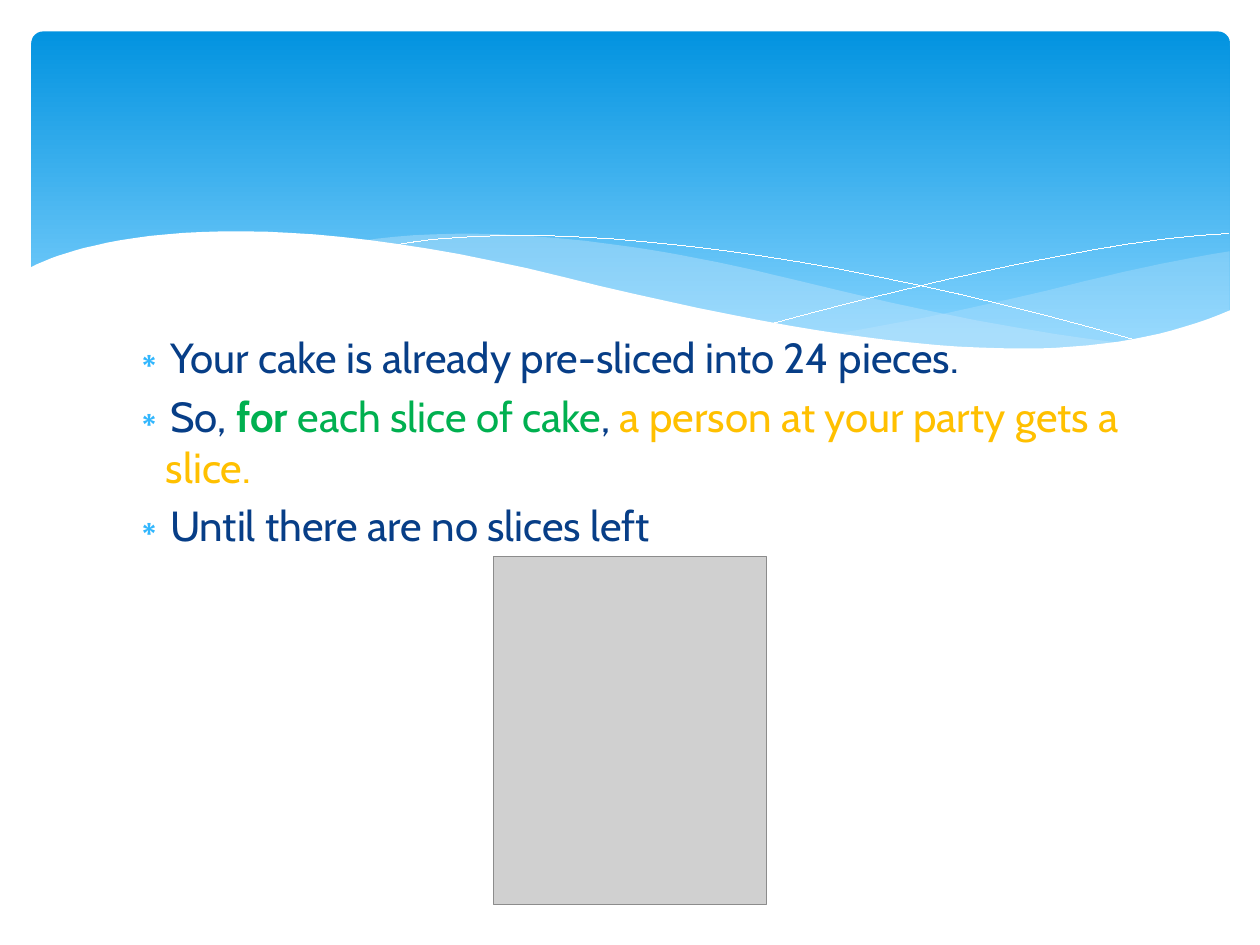
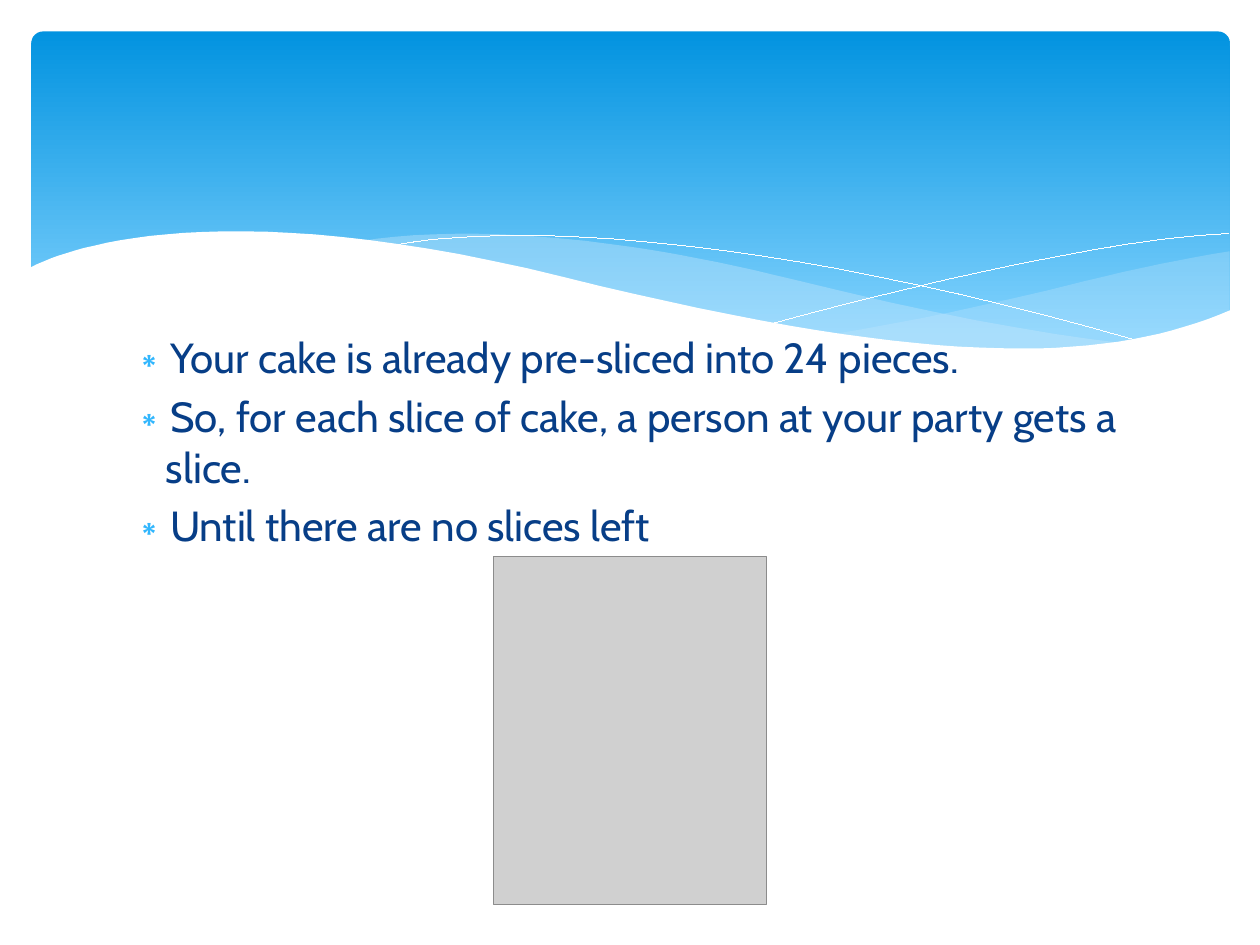
Before and after one commit to Cheyrenne/Python-and-Game-Coding, a slide deck: slide 4 of For Loop Resource.pptx. Drawn at 1260x945 pixels with LibreOffice and Linux fonts; fonts in the diff are those of the drawing; grey boxes stand for pictures. Boxes give left, top, right and bottom in pixels: in the first picture for what was removed or moved away, otherwise in the second. Text is boxed around its words. In the diff, an @@ line names an element or a change of style, - is before the commit and + after.

```diff
--- a/For Loop Resource.pptx
+++ b/For Loop Resource.pptx
@@ text at (166, 400, 1116, 484): text colour #00B050 to #073E87 in "for each slice of cake,"; text colour #FFC000 to #073E87 in "a person at your party gets a ..."; bold off in "for" @@
```
Also in this commit, not shown: 3 other slides changed.
